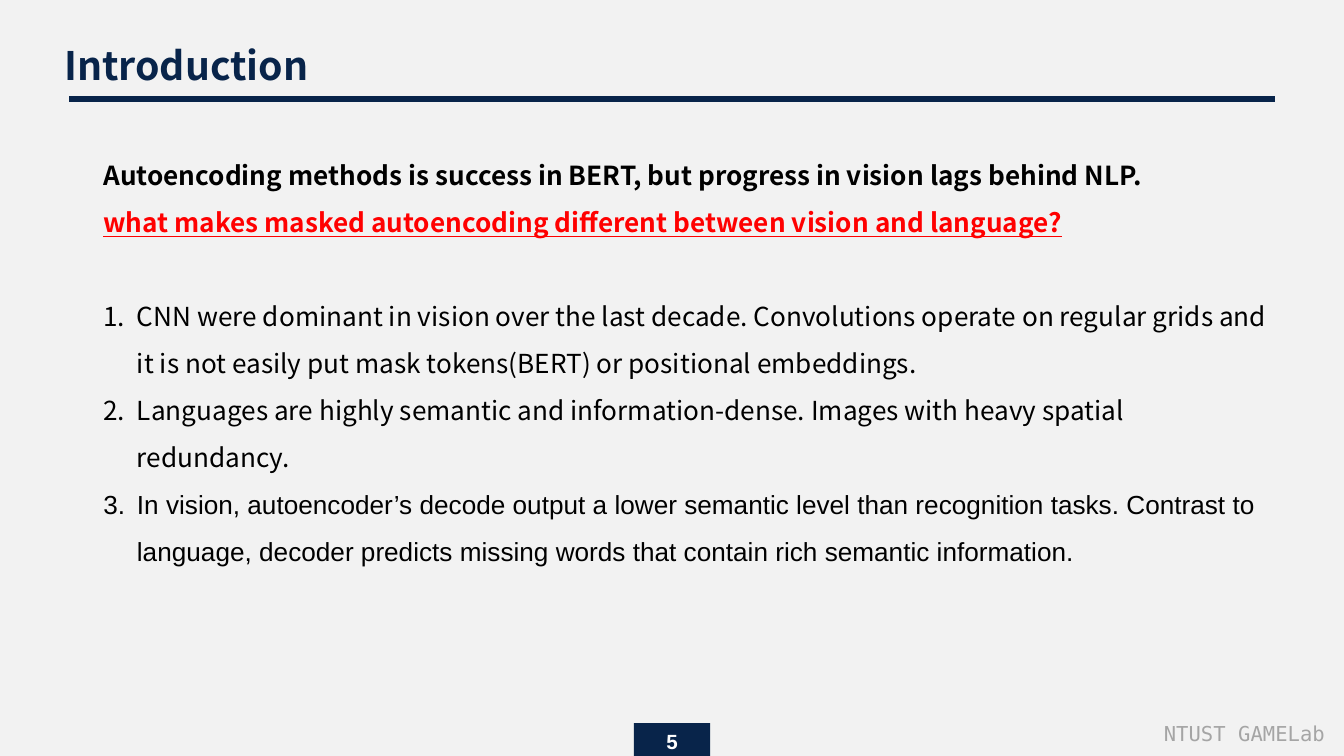
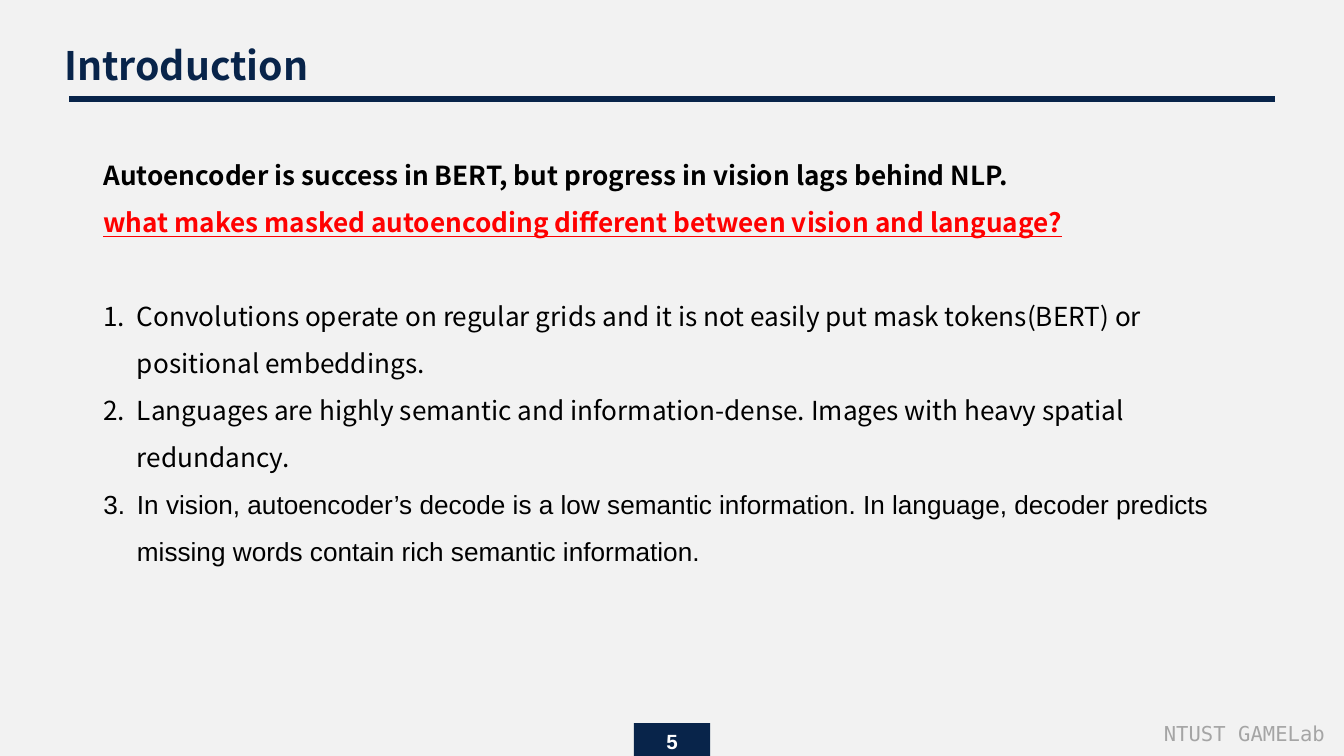
Before and after one commit to endman100/paper-, a slide deck: slide 5 of Masked Autoencoders Are Scalable Vision Learners.pptx. Drawn at 1344x756 pixels with LibreOffice and Linux fonts; fonts in the diff are those of the drawing. Boxes give left, top, right and bottom in pixels: in the first picture for what was removed or moved away, otherwise in the second. Text is boxed around its words. In the diff, an @@ line names an element or a change of style, - is before the commit and + after.

```diff
--- a/Masked Autoencoders Are Scalable Vision Learners.pptx
+++ b/Masked Autoencoders Are Scalable Vision Learners.pptx
@@ text at (103, 164, 1141, 380): text changed; bold on @@
-Autoencoding methods is success in BERT, but progress in vision lags behind NLP.
-what makes masked autoencoding different between vision and language?
-1. CNN were dominant in vision over the last decade. Convolutions operate on regular grids and it is not easily put mask tokens(BERT) or positional embeddings.
+Autoencoder is success in BERT, but progress in vision lags behind NLP.
+what makes masked autoencoding different between vision and language?
+1. Convolutions operate on regular grids and it is not easily put mask tokens(BERT) or positional embeddings.
@@ text at (137, 495, 1208, 567): text changed @@
-3. In vision, autoencoder’s decode output a lower semantic level than recognition tasks. Contrast to language, decoder predicts missing words that contain rich semantic information.
+3. In vision, autoencoder’s decode is a low semantic information. In language, decoder predicts missing words contain rich semantic information.
```
Also in this commit, not shown: 8 other slides changed, 2 slides added.
